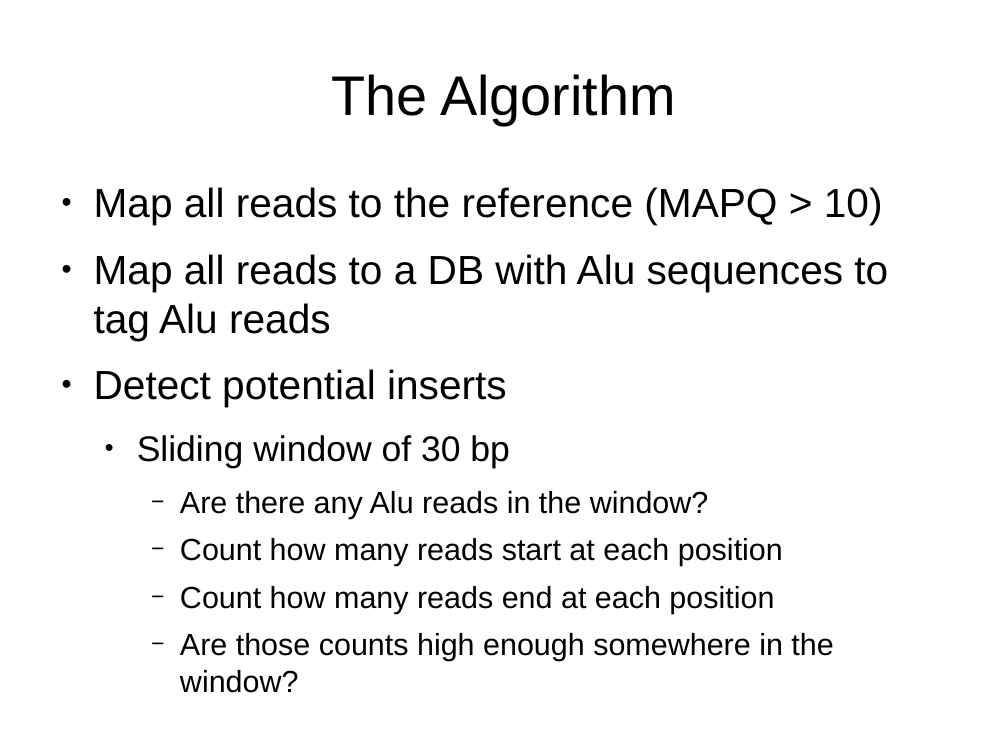
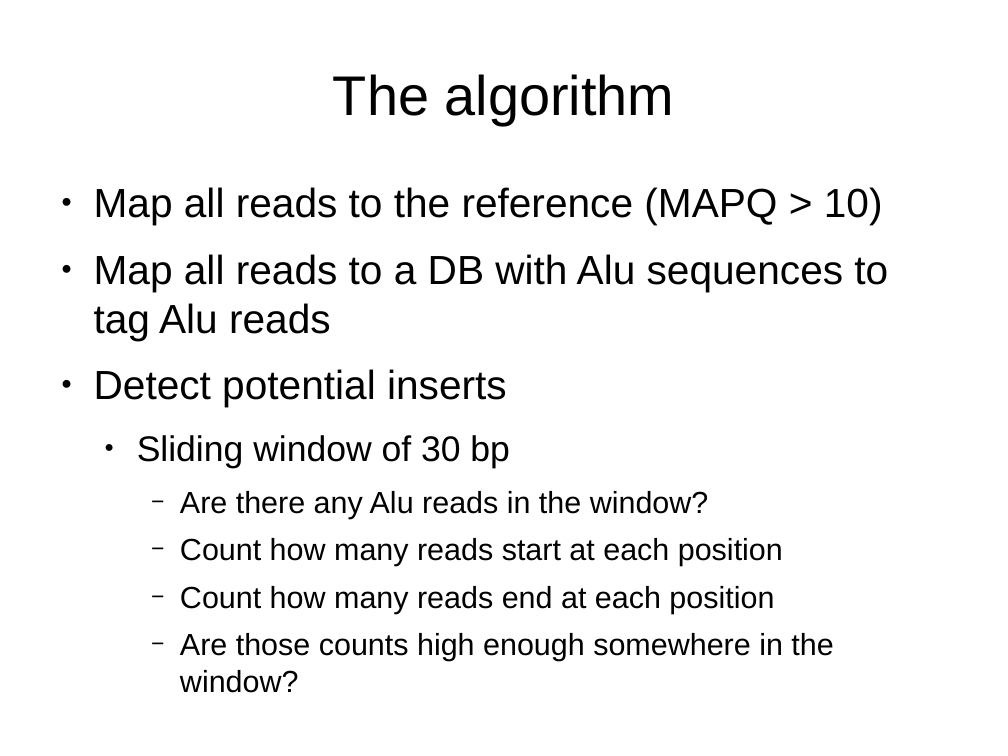
Before and after one commit to pfiziev/AluMorphix, a slide deck: slide 8 of fiziev.odp (slide 6 before the commit). Drawn at 1008x756 pixels with LibreOffice and Linux fonts; fonts in the diff are those of the drawing. Boxes give left, top, right and bottom in pixels: in the first picture for what was removed or moved away, otherwise in the second. Text is boxed around its words. In the diff, an @@ line names an element or a change of style, - is before the commit and + after.

```diff
--- a/fiziev.odp
+++ b/fiziev.odp
@@ title at [333, 74, 675, 125]: text changed @@
-The Algorithm
+The algorithm
```
Also in this commit, not shown: 8 other slides changed, 4 slides added, 1 slide removed, 15 other files.
